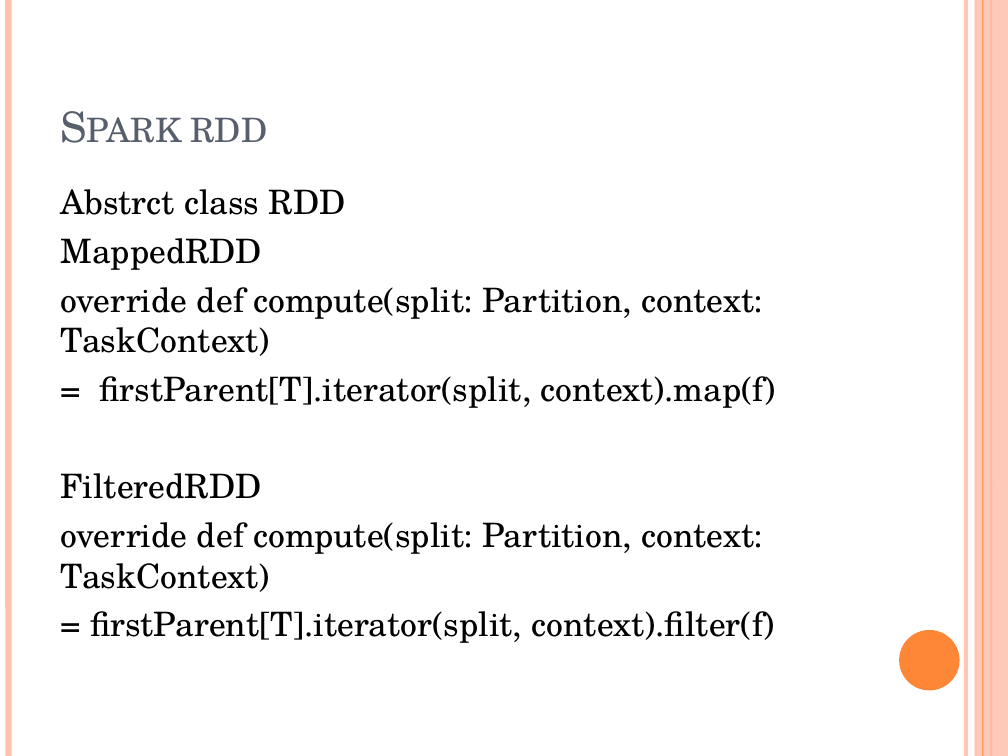
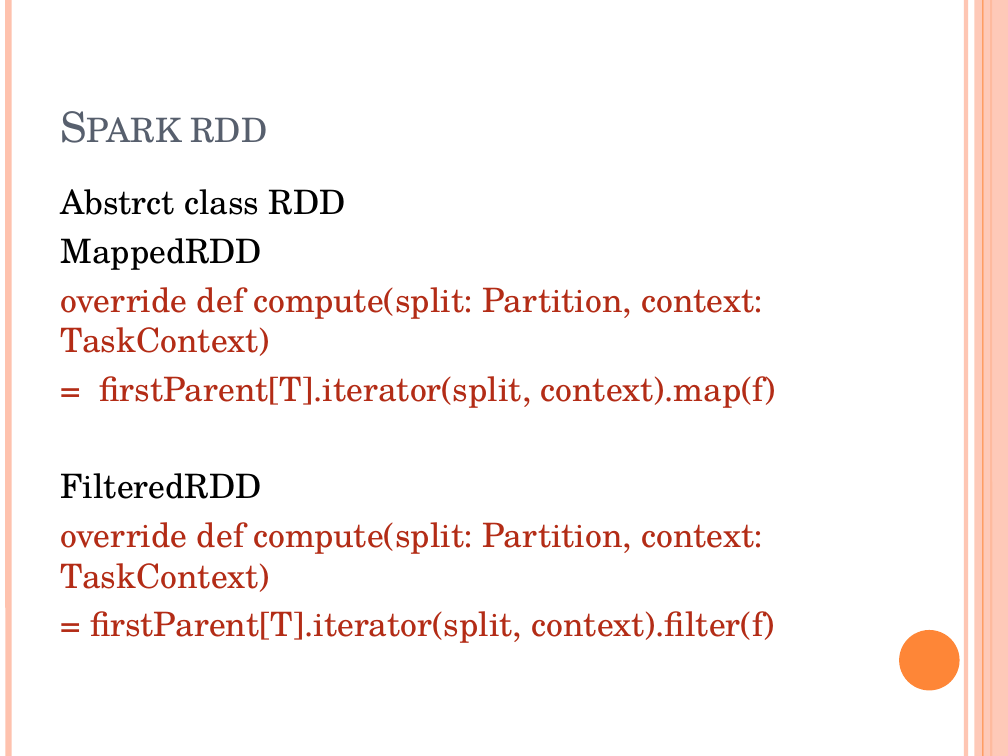
Before and after one commit to snowman1985/mypractice, a slide deck: slide 6 of Spark_学习分享.pptx. Drawn at 1008x756 pixels with LibreOffice and Linux fonts; fonts in the diff are those of the drawing. Boxes give left, top, right and bottom in pixels: in the first picture for what was removed or moved away, otherwise in the second. Text is boxed around its words. In the diff, an @@ line names an element or a change of style, - is before the commit and + after.

Commit message:
spark learning ppt

```diff
--- a/Spark_学习分享.pptx
+++ b/Spark_学习分享.pptx
@@ text at bbox=[60, 287, 776, 643]: text colour #000000 to #B32C16 in "override def compute(split: Partition, context: TaskContext)", "= firstParent[T].iterator(split, context).map(f)", "override def compute(split: Partition, context: TaskContext)", "= firstParent[T].iterator(split, context).filter(f)" @@
```
Also in this commit, not shown: 5 other slides changed, 7 slides added.
